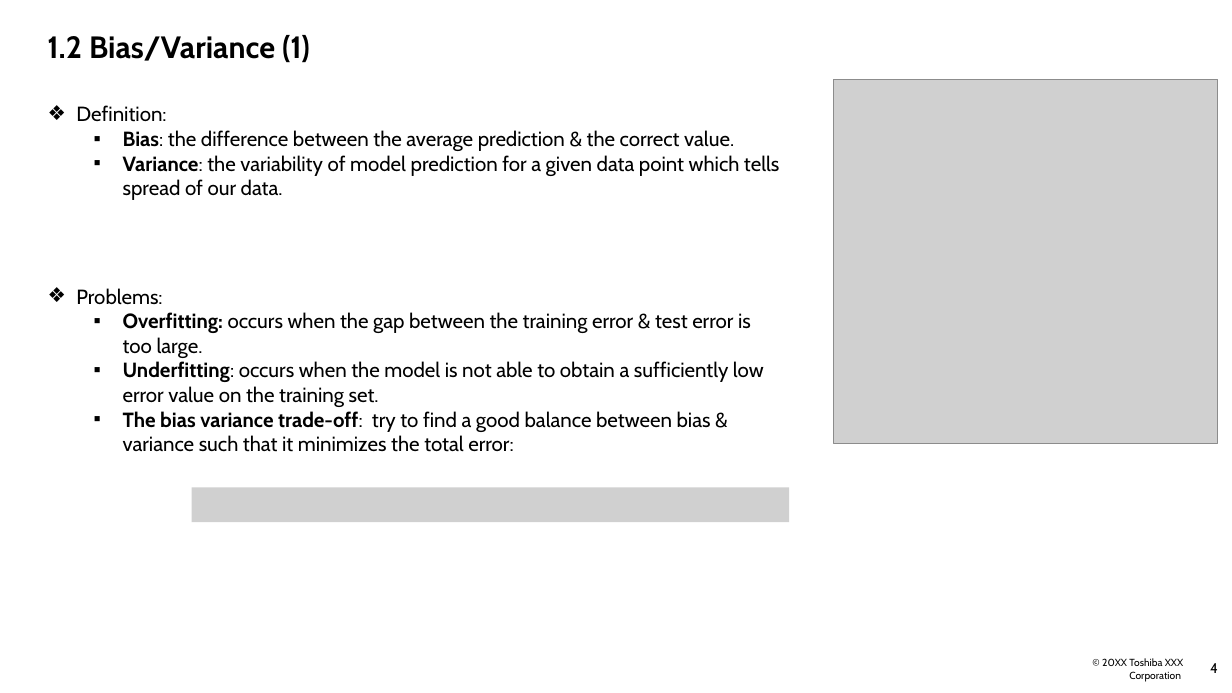
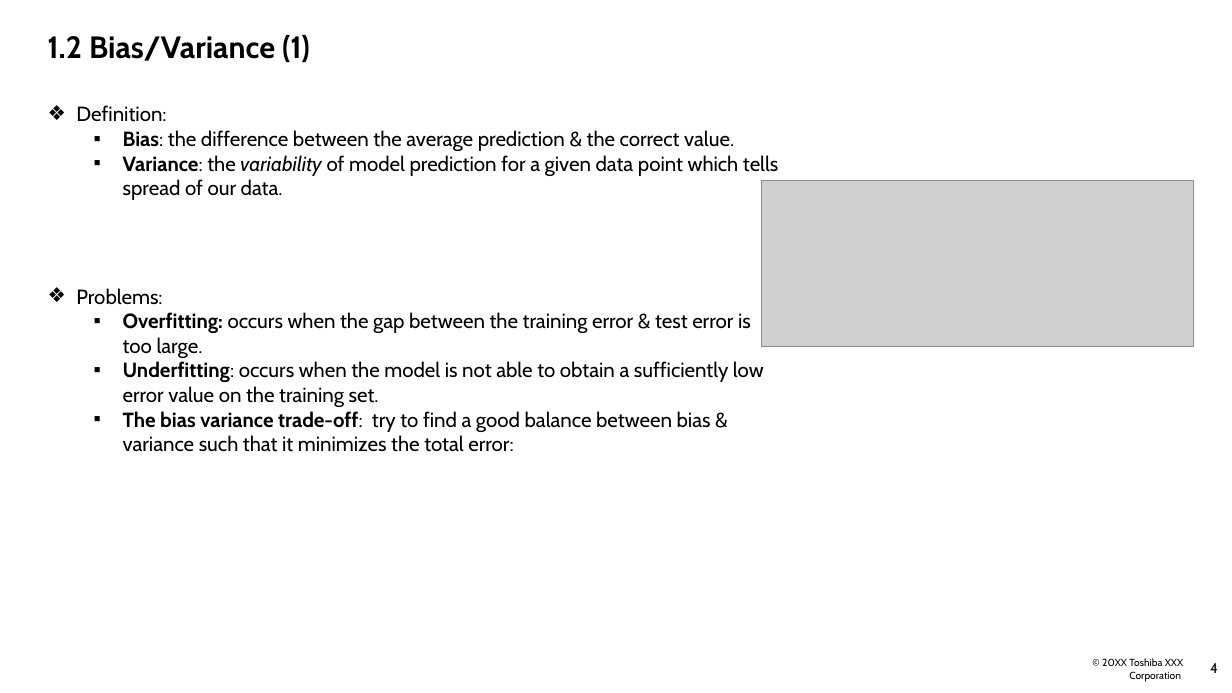
Before and after one commit to Doan-Nguyen/Coursera, a slide deck: slide 5 of Improving Deep Neural Network - Report - Course 2.pptx. Drawn at 1232x693 pixels with LibreOffice and Linux fonts; fonts in the diff are those of the drawing; grey boxes stand for pictures; background and template pictures are left out. Boxes give left, top, right and bottom in pixels: in the first picture for what was removed or moved away, otherwise in the second. Text is boxed around its words. In the diff, an @@ line names an element or a change of style, - is before the commit and + after.

```diff
--- a/Improving Deep Neural Network - Report - Course 2.pptx
+++ b/Improving Deep Neural Network - Report - Course 2.pptx
@@ picture removed at [834,79,1218,443] @@
@@ text at [123,155,778,200]: italic on in "variability" @@
@@ picture added at [762,181,1194,347] @@
@@ picture removed at [191,487,789,522] @@
```
Also in this commit, not shown: 3 other slides changed, 1 slide added, 1 slide removed.
